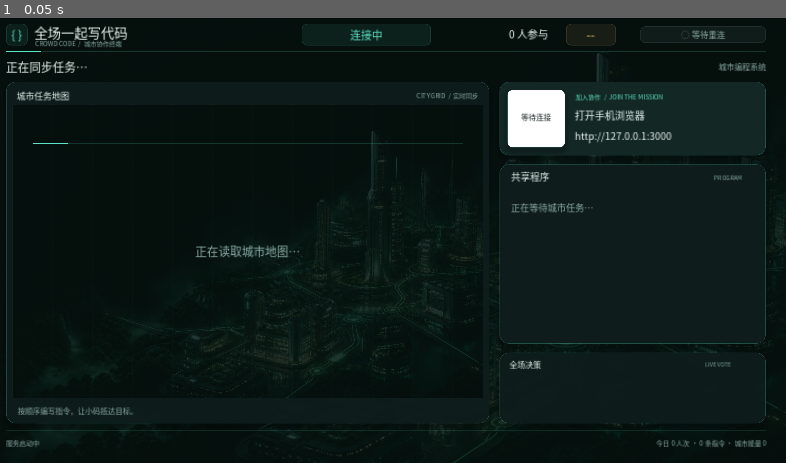
Above: before the commit, frame 1.
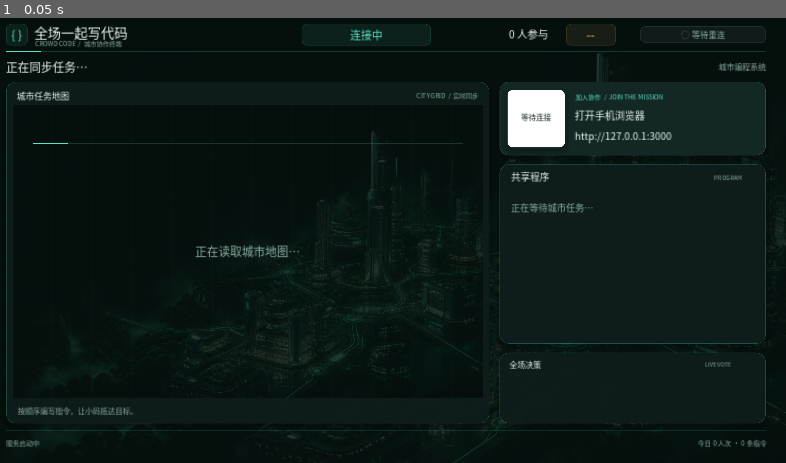
Above: after the commit, the same moment.

Repository: Source-of-USTB/interactive-games
Game: Godot game, scene res://main.tscn
The game is run twice, just before and just after one commit, with the same random seed, the same clock (stepped at 60 frames per second) and the same inputs.
Inputs:
- Up to frame 1 (0.05 s): no input

The runs differ from the first frame. In frame 1, 0.1% of the frame differs, in the area x 83-98%, y 94-97%.

Commit message:
refactor: remove obsolete energy stats and vote-locking copy
Remove city energy and bug counters from the UI and daily stats API.
Preserve legacy SQLite data and add compatibility coverage.
Document the cleanup without replacing historical notes.

Diff:
--- a/apps/godot/scripts/main.gd
+++ b/apps/godot/scripts/main.gd
@@ -224,7 +224,7 @@
 	status_label.position = Vector2(48, 1020)
 	status_label.size = Vector2(750, 30)
 	add_child(status_label)
-	footer_label = ui.label("今日 0 人次 · 0 条指令 · 城市能量 0", 16, MUTED)
+	footer_label = ui.label("今日 0 人次 · 0 条指令", 16, MUTED)
 	footer_label.horizontal_alignment = HORIZONTAL_ALIGNMENT_RIGHT
 	footer_label.position = Vector2(850, 1020)
 	footer_label.size = Vector2(1022, 30)
@@ -317,7 +317,7 @@
 	phase_label.add_theme_stylebox_override("normal", ui.surface(Color(phase_color, 0.08), 12, Color(phase_color, 0.23)))
 	player_label.text = str(int(state.get("connectedPlayers", 0))) + " 人参与"
 	status_label.text = "房间 %s  ·  轮次 %s  ·  %s" % [state.get("roomId", "MAIN"), state.get("roundId", "--"), state.get("mode", "COCODE")]
-	footer_label.text = "今日 %s 人次 · %s 条指令 · 修复 %s 个 Bug · 城市能量 %s" % [int(daily.get("participantSessions", 0)), int(daily.get("commandsSubmitted", 0)), int(daily.get("bugsFixed", 0)), int(daily.get("cityEnergy", 0))]
+	footer_label.text = "今日 %s 人次 · %s 条指令" % [int(daily.get("participantSessions", 0)), int(daily.get("commandsSubmitted", 0))]
 	_update_vote_bars()
 	var tally: Dictionary = state.get("currentTally", {})
 	var locked_vote_key := str(state.get("roundId", "")) + ":" + str(tally.get("slotId", ""))
@@ -423,7 +423,7 @@
 	connection_state = "离线演示"
 	_update_connection_ui()
 	state = _offline_state()
-	daily = {"participantSessions": 128, "commandsSubmitted": 416, "bugsFixed": 37, "cityEnergy": 860}
+	daily = {"participantSessions": 128, "commandsSubmitted": 416}
 	_apply_state(state)
 	offline_next_phase_ms = Time.get_ticks_msec() + 6000
 
Not shown, changed: apps/server/src/daily-stats-cache.test.ts
Not shown, changed: apps/server/src/database.test.ts
Not shown, changed: apps/server/src/database.ts
Not shown, changed: apps/server/src/game-room.ts
Not shown, changed: apps/web/src/AdminPage.tsx
Not shown, changed: apps/web/src/JoinPage.tsx
Not shown, changed: apps/web/src/ScreenPage.tsx
Not shown, changed: apps/web/src/styles.css
Not shown, changed: docs/视觉更新说明.md
Not shown, changed: packages/game-core/src/types.ts
